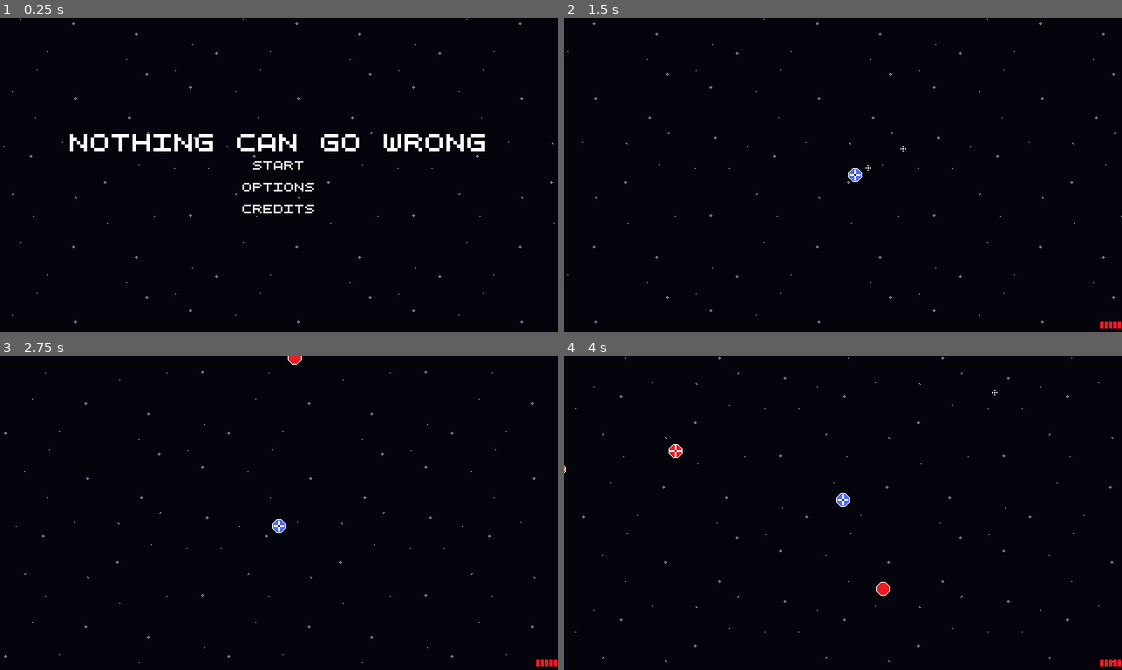
Above: before the commit, frames 1-4 (two rows, left to right).
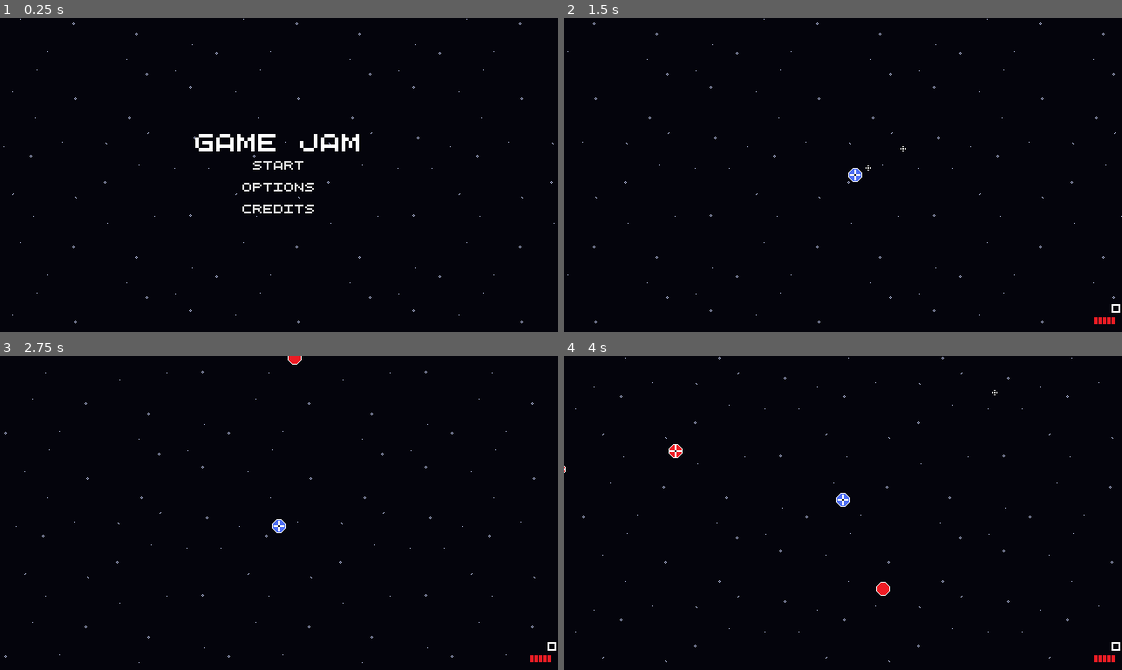
Above: after the commit, the same moments.

Repository: WinterAtne/Game-Jam
Game: Godot game, scene res://scenes/main.tscn
The game is run twice, just before and just after one commit, with the same random seed, the same clock (stepped at 60 frames per second) and the same inputs.
Inputs (mouse positions are in pixels of both pictures, inside the frame that each line leads up to):
- Up to frame 1 (0.25 s): no input
- Up to frame 2 (1.5 s): click "Start" at 0.5 s; tap Enter at 1.25 s; move the mouse to (965, 159) at 1.27 s; press the mouse at (965, 159) at 1.28 s; hold D (right) from 1.28 s (still down)
- Up to frame 3 (2.75 s): move the mouse to (167, 528) at 2.02 s; release D (right) at 2.03 s; release the mouse at (167, 528) at 2.03 s; hold Down (down) from 2.03 s (still down); click (167, 528) at 2.1 s
- Up to frame 4 (4 s): move the mouse to (898, 443) at 2.77 s; release Down (down) at 2.78 s; press the mouse at (898, 443) at 2.78 s; hold D (right) 2.78-3.53 s; move the mouse to (815, 575) at 3.52 s; release the mouse at (815, 575) at 3.53 s; hold W (up) from 3.53 s (still down); click (815, 575) at 3.6 s

The runs differ from the first frame. In frame 1, 1.6% of the frame differs, in the area x 12-87%, y 36-43%; in frame 2, 0.1%; in frame 3, 0.1%; in frame 4, 0.1%.

Commit message:
Various changes (deadlines near)

Diff:
--- a/project.godot
+++ b/project.godot
@@ -10,7 +10,7 @@
 
 [application]
 
-config/name="NothingCanGoWrong"
+config/name="Game Jam"
 config/version="1.0.0"
 run/main_scene="res://scenes/main.tscn"
 config/features=PackedStringArray("4.3", "GL Compatibility")
--- a/scenes/main.gd
+++ b/scenes/main.gd
@@ -33,6 +33,8 @@
 	%MenuCamera.enabled = true
 
 func load_death_screen() -> void:
+	if Player.instance != null:
+		%DeathScreen.set_death_count(Player.instance.jam_count)
 	disable_ui()
 	disable_gameplay()
 	%DeathScreen.visible = true
--- a/scenes/player.gd
+++ b/scenes/player.gd
@@ -33,6 +33,8 @@
 var damage_color : Color = Color(0.8, 0.0, 0.1, 0.2)
 var jam_color : Color = Color(0.6, 0.0, 0.3, 0.2)
 var color_transition_weight : float = 0.1
+
+var jam_count : int = 0
 
 func _ready() -> void:
 	if instance == null:
@@ -110,6 +112,7 @@
 		AudioManager.play_sound(jam_sound)
 		AudioManager.play_sound(jam_song)
 		return_color = jam_color
+		jam_count += 1
 		gun_jammed.emit()
 
 
--- /dev/null
+++ b/scenes/ui/death_screen.gd
@@ -0,0 +1,5 @@
+extends CanvasLayer
+
+func set_death_count(count : int) -> void:
+	print(count)
+	%JamCount.text = "Jams: " + str(count)
--- a/scenes/ui/death_screen.tscn
+++ b/scenes/ui/death_screen.tscn
@@ -1,6 +1,9 @@
-[gd_scene format=3 uid="uid://3mrfm35yqdr5"]
+[gd_scene load_steps=2 format=3 uid="uid://3mrfm35yqdr5"]
+
+[ext_resource type="Script" path="res://scenes/ui/death_screen.gd" id="1_pbbqs"]
 
 [node name="DeathScreen" type="CanvasLayer"]
+script = ExtResource("1_pbbqs")
 
 [node name="CenterContainer" type="CenterContainer" parent="."]
 anchors_preset = 15
@@ -19,6 +22,16 @@
 horizontal_alignment = 1
 uppercase = true
 
+[node name="MarginContainer" type="MarginContainer" parent="CenterContainer/VBoxContainer"]
+custom_minimum_size = Vector2(0, 5)
+layout_mode = 2
+
+[node name="JamCount" type="Label" parent="CenterContainer/VBoxContainer"]
+unique_name_in_owner = true
+layout_mode = 2
+text = "JAMS: 0"
+horizontal_alignment = 1
+
 [node name="Restart" type="Button" parent="CenterContainer/VBoxContainer"]
 layout_mode = 2
 size_flags_horizontal = 4
--- a/scenes/ui/main_menu.tscn
+++ b/scenes/ui/main_menu.tscn
@@ -15,7 +15,7 @@
 [node name="Title" type="Label" parent="CenterContainer/VBoxContainer"]
 layout_mode = 2
 theme_override_font_sizes/font_size = 20
-text = "Nothing Can Go Wrong"
+text = "Game Jam"
 
 [node name="Start" type="Button" parent="CenterContainer/VBoxContainer"]
 layout_mode = 2
--- a/scenes/ui/player_status.gd
+++ b/scenes/ui/player_status.gd
@@ -1,6 +1,8 @@
 extends CanvasLayer
 
 const display_jamed_time : float = 0.2
+
+var jam_count : int = 0
 
 func set_health(new_health : int) -> void:
 	%HealthBar.value = new_health
@@ -9,8 +11,15 @@
 	if %Jam.visible:
 		pass
 
+	jam_count += 1
+	%JamCounter.text = str(jam_count)
+
 	%Jam.visible = true
 	get_tree().create_timer(display_jamed_time).timeout.connect(
 		(func(): %Jam.visible = false),
 		CONNECT_DEFERRED
 		)
+
+
+func _on_visibility_changed() -> void:
+	jam_count = 0
--- a/scenes/ui/player_status.tscn
+++ b/scenes/ui/player_status.tscn
@@ -19,8 +19,15 @@
 grow_horizontal = 0
 grow_vertical = 0
 
+[node name="JamCounter" type="Label" parent="VBoxContainer"]
+unique_name_in_owner = true
+layout_mode = 2
+text = "0"
+horizontal_alignment = 2
+
 [node name="HealthBar" type="TextureProgressBar" parent="VBoxContainer"]
 unique_name_in_owner = true
+custom_minimum_size = Vector2(32, 0)
 layout_mode = 2
 max_value = 5.0
 value = 5.0
@@ -28,7 +35,8 @@
 fill_mode = 1
 texture_progress = ExtResource("1_jutso")
 
-[node name="Control" type="Control" parent="VBoxContainer"]
+[node name="Margin" type="MarginContainer" parent="VBoxContainer"]
+custom_minimum_size = Vector2(0, 5)
 layout_mode = 2
 
 [node name="CenterContainer" type="CenterContainer" parent="."]
@@ -44,3 +52,5 @@
 layout_mode = 2
 theme_override_font_sizes/font_size = 128
 text = "JAM"
+
+[connection signal="visibility_changed" from="." to="." method="_on_visibility_changed"]
